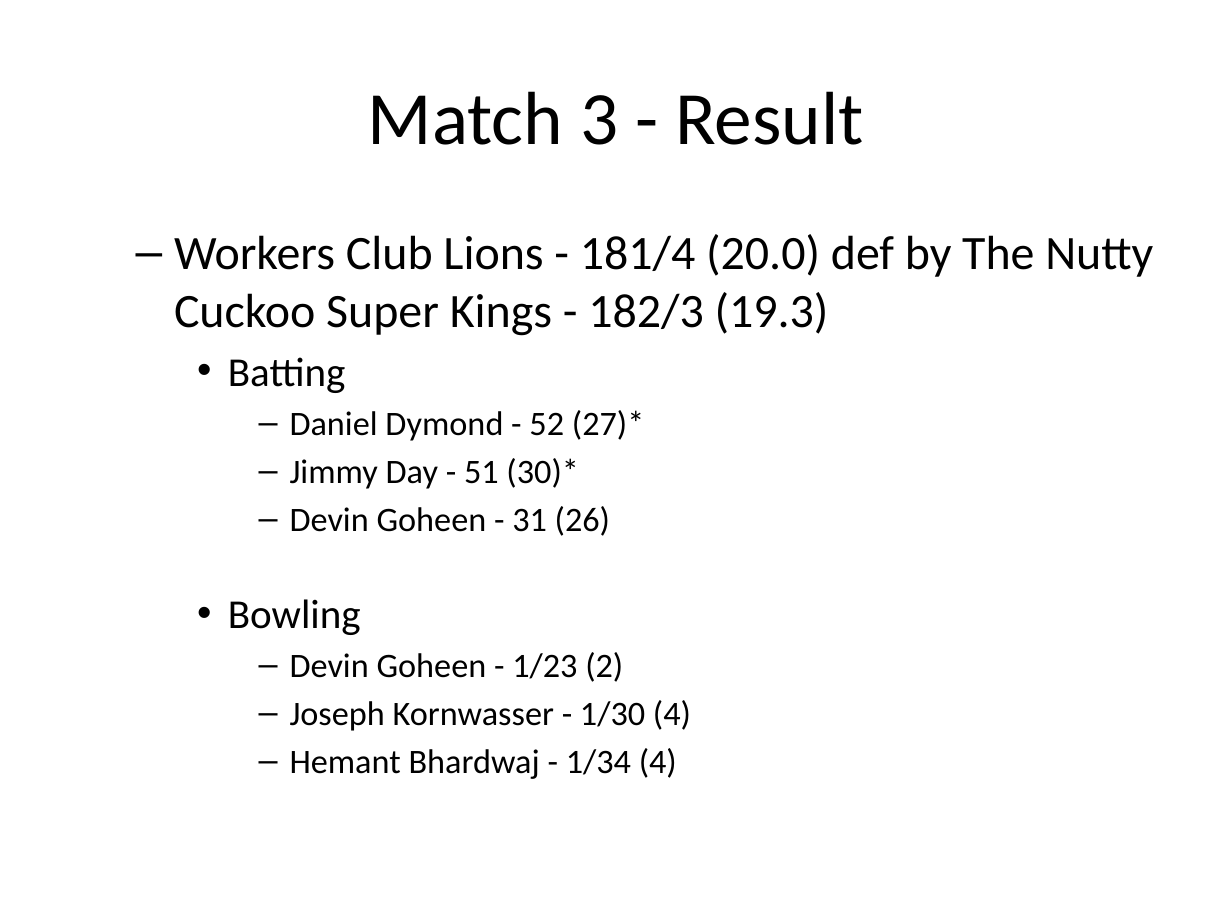
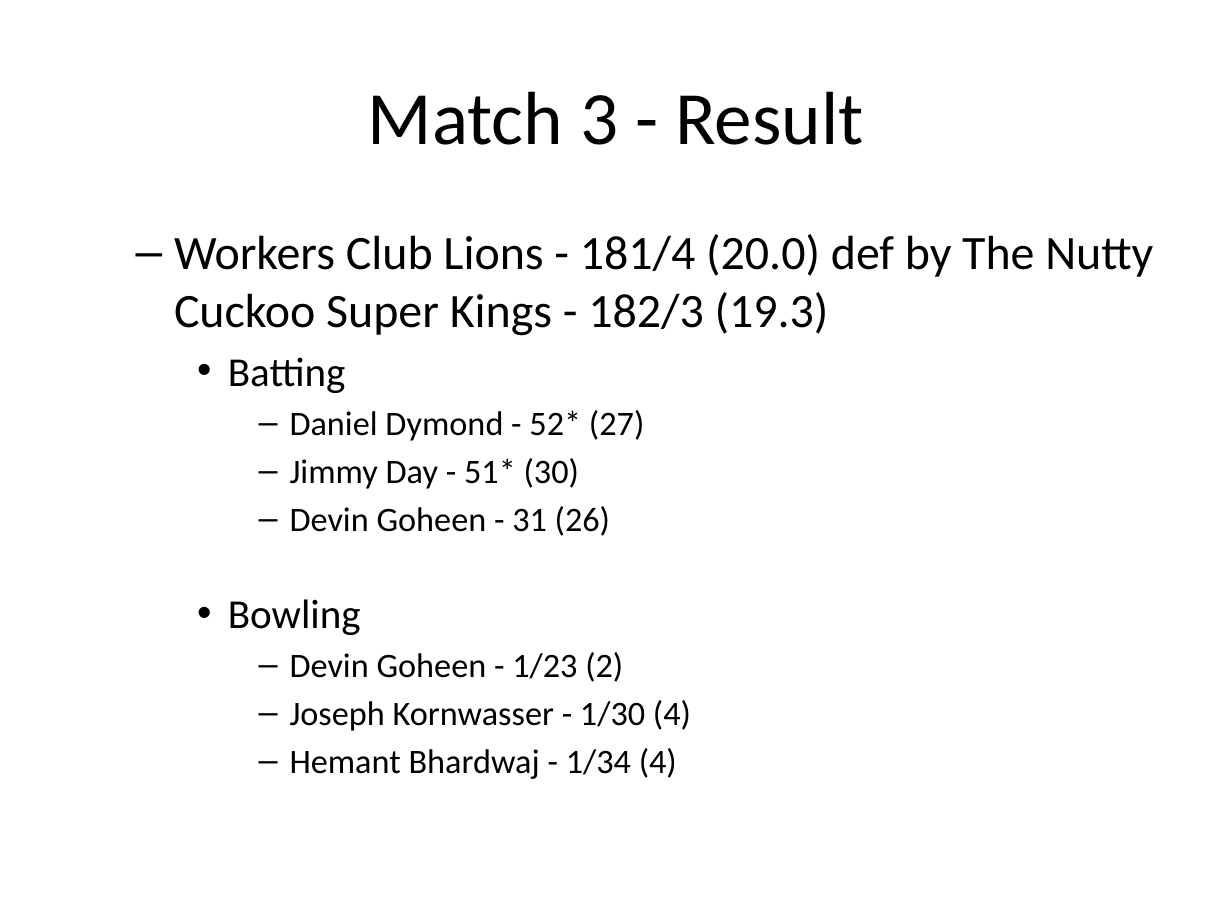
Before and after one commit to jimmyday12/nutty-cuckoo-super-kings, a slide deck: slide 13 of docs/presentations/preso-summer-2021.pptx (slide 19 before the commit). Drawn at 1232x924 pixels with LibreOffice and Linux fonts; fonts in the diff are those of the drawing. Boxes give left, top, right and bottom in pixels: in the first picture for what was removed or moved away, otherwise in the second. Text is boxed around its words. In the diff, an @@ line names an element or a change of style, - is before the commit and + after.

```diff
--- a/docs/presentations/preso-summer-2021.pptx
+++ b/docs/presentations/preso-summer-2021.pptx
@@ text at (290, 410, 644, 489): text changed @@
-      – Daniel Dymond - 52 (27)*
-      – Jimmy Day - 51 (30)*
+      – Daniel Dymond - 52* (27)
+      – Jimmy Day - 51* (30)
```
Also in this commit, not shown: 4 other slides changed, 6 slides removed, 9 other files.
